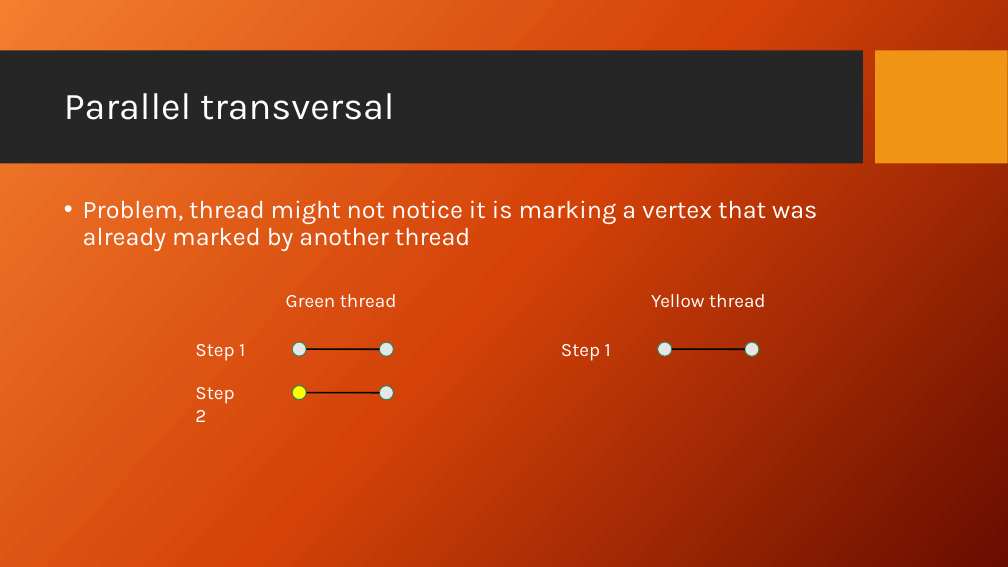
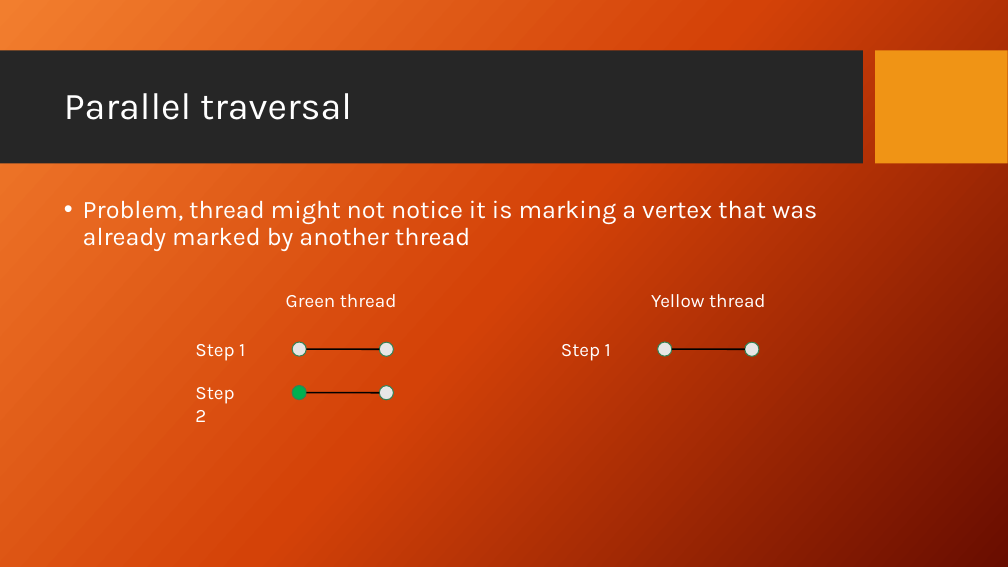
Before and after one commit to Aphlax/Parallelepipeds, a slide deck: slide 37 of FinalPresentation_Parallel Connected Components.pptx. Drawn at 1008x567 pixels with LibreOffice and Linux fonts; fonts in the diff are those of the drawing; background and template pictures are left out. Boxes give left, top, right and bottom in pixels: in the first picture for what was removed or moved away, otherwise in the second. Text is boxed around its words. In the diff, an @@ line names an element or a change of style, - is before the commit and + after.

```diff
--- a/FinalPresentation_Parallel Connected Components.pptx
+++ b/FinalPresentation_Parallel Connected Components.pptx
@@ title at box(64, 93, 352, 120): text changed @@
-Parallel transversal
+Parallel traversal
@@ ellipse at box(292, 386, 306, 400): fill #FFFF00 to #00B050 @@
```
Also in this commit, not shown: 32 other slides changed, 1 other file.
